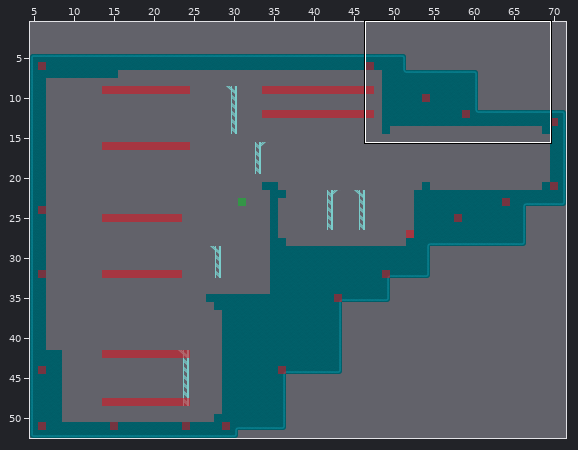
A Tiled map (JSON) gets an edit: assets/jsons/levels/level9.json. The first picture is a wide view before the edit; the outline marks the close-up.
Close-up. Old version:
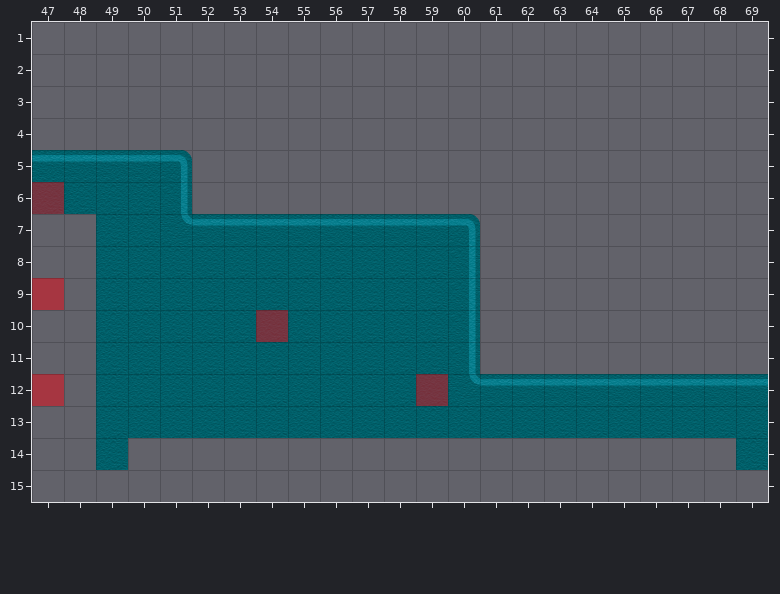
Cells are 64x64 px. Shown: x 47..69, y 1..15. The commit also changed other parts of the map, which this record leaves out. Not drawn, because the pictures are missing: unchanged layer "Terrain".
Now the later version:
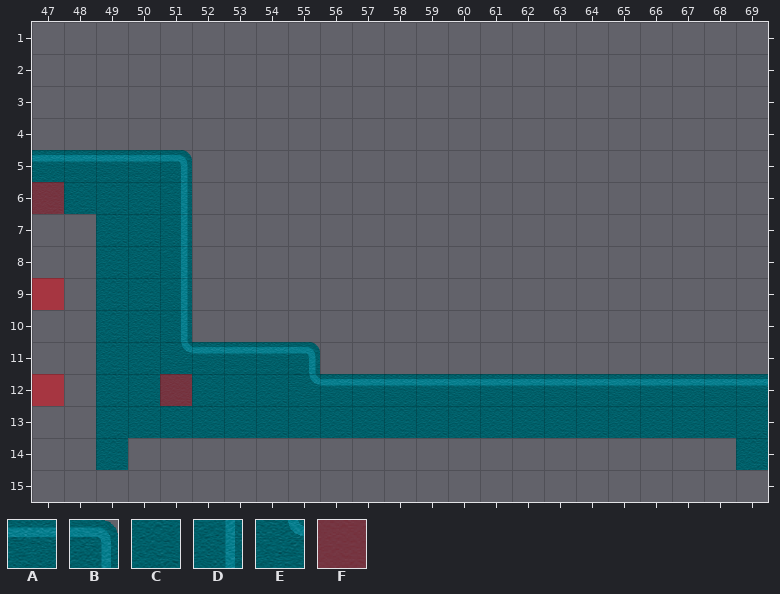
Key: from "backgroundTiles": A 1 "backgroundTiles", B 2 "backgroundTiles", C 6 "backgroundTiles", D 7 "backgroundTiles", E 8 "backgroundTiles"; from "board": F 2 "boardFloor".
_ is an empty cell.
See-through tiles are keyed as they look on the map.
From old to new:
Layer "Background":
Tile C becomes tile A in row 11 at x 52 to 54; in row 12 at x 56 to 59.
Tile E becomes tile A in row 12 at x 60.
Tile C becomes tile B in row 11 at x 55.
Tile C becomes tile D in rows 8 to 10 at x 51.
Tile E becomes tile D in row 7 at x 51.
Tile C becomes tile E in row 11 at x 51; in row 12 at x 55.
Tile A is gone in row 7 at x 52 to 59.
Tile B is gone in row 7 at x 60.
Tile C is gone in rows 8 to 10 at x 52 to 59; in row 11 at x 56 to 59.
Tile D is gone in rows 8 to 11 at x 60.
Layer "Corners":
The author put tile F in row 12 at x 51.
Tile F is gone in row 10 at x 54; in row 12 at x 59.
